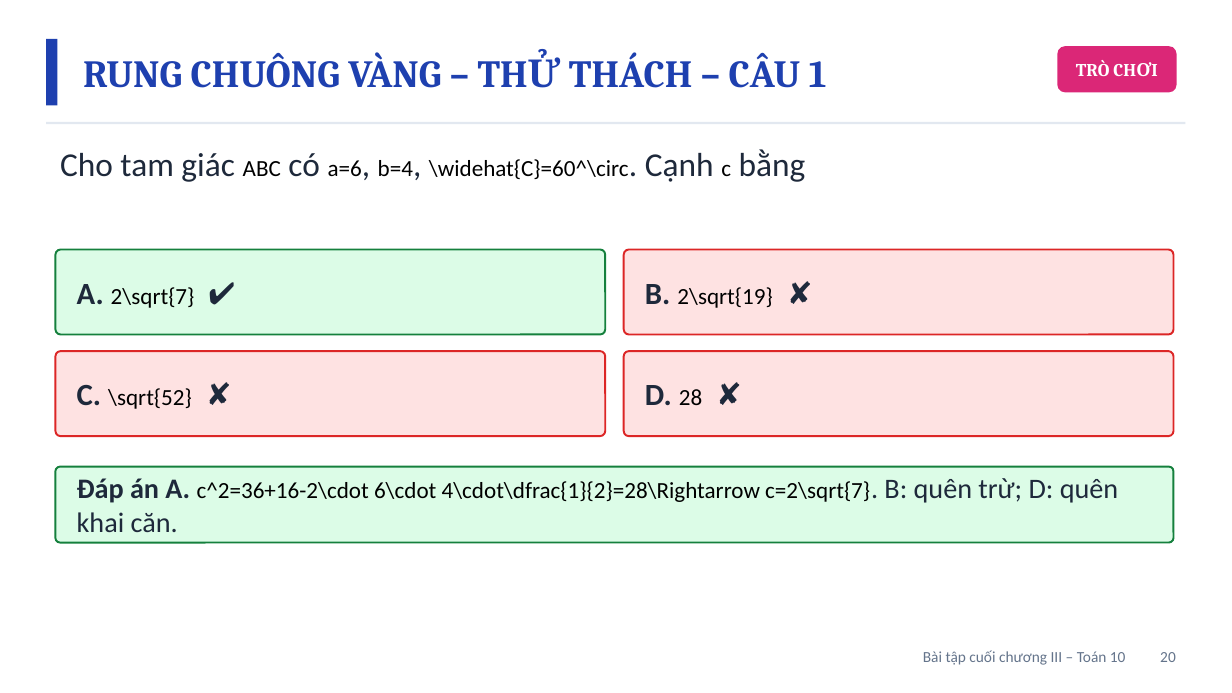
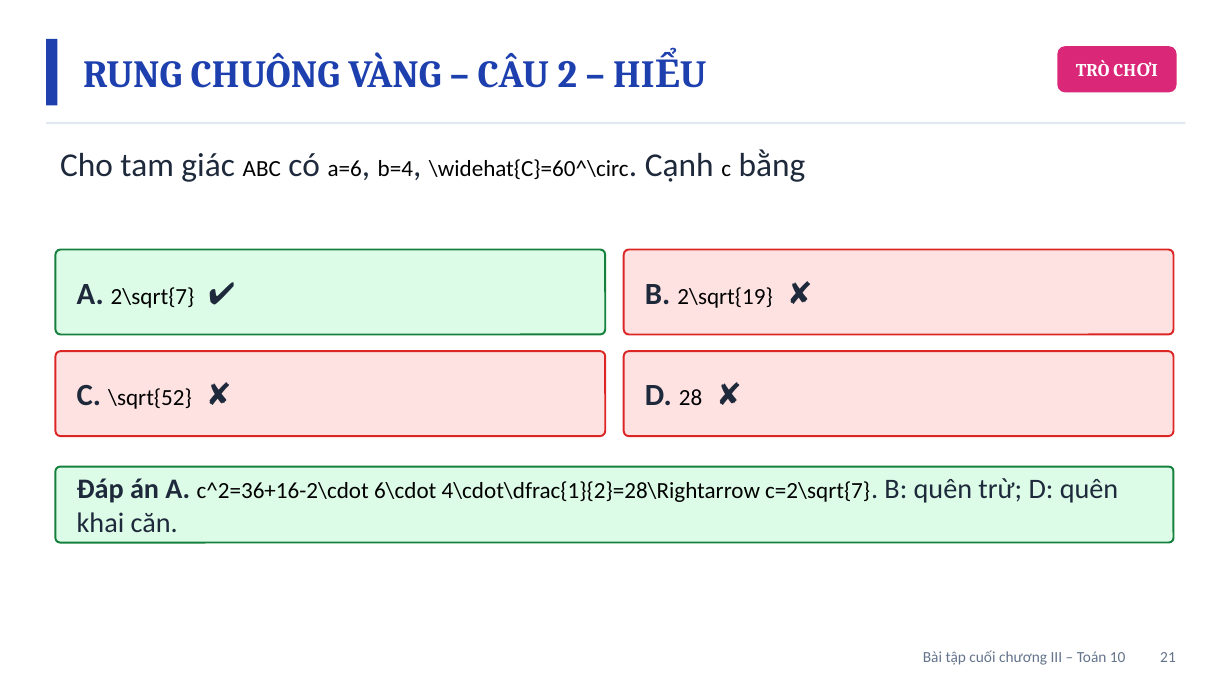
Before and after one commit to Trangtu66/Taode_thi_online, a slide deck: slide 21 of mon/toan/slide/lop10/BaiGiangDienTu_TOAN10_BaiTapCuoiChuong3_T22.pptx (slide 20 before the commit). Drawn at 1232x693 pixels with LibreOffice and Linux fonts; fonts in the diff are those of the drawing. Boxes give left, top, right and bottom in pixels: in the first picture for what was removed or moved away, otherwise in the second. Text is boxed around its words. In the diff, an @@ line names an element or a change of style, - is before the commit and + after.

```diff
--- a/mon/toan/slide/lop10/BaiGiangDienTu_TOAN10_BaiTapCuoiChuong3_T22.pptx
+++ b/mon/toan/slide/lop10/BaiGiangDienTu_TOAN10_BaiTapCuoiChuong3_T22.pptx
@@ text at [83,52,578,88]: text changed @@
-RUNG CHUÔNG VÀNG – THỬ THÁCH – CÂU 1
+RUNG CHUÔNG VÀNG – CÂU 2 – HIỂU
@@ text at [923,650,1176,665]: text changed @@
-Bài tập cuối chương III – Toán 10 20
+Bài tập cuối chương III – Toán 10 21
```
Also in this commit, not shown: 5 other slides changed, 6 slides added, 2 other files.
